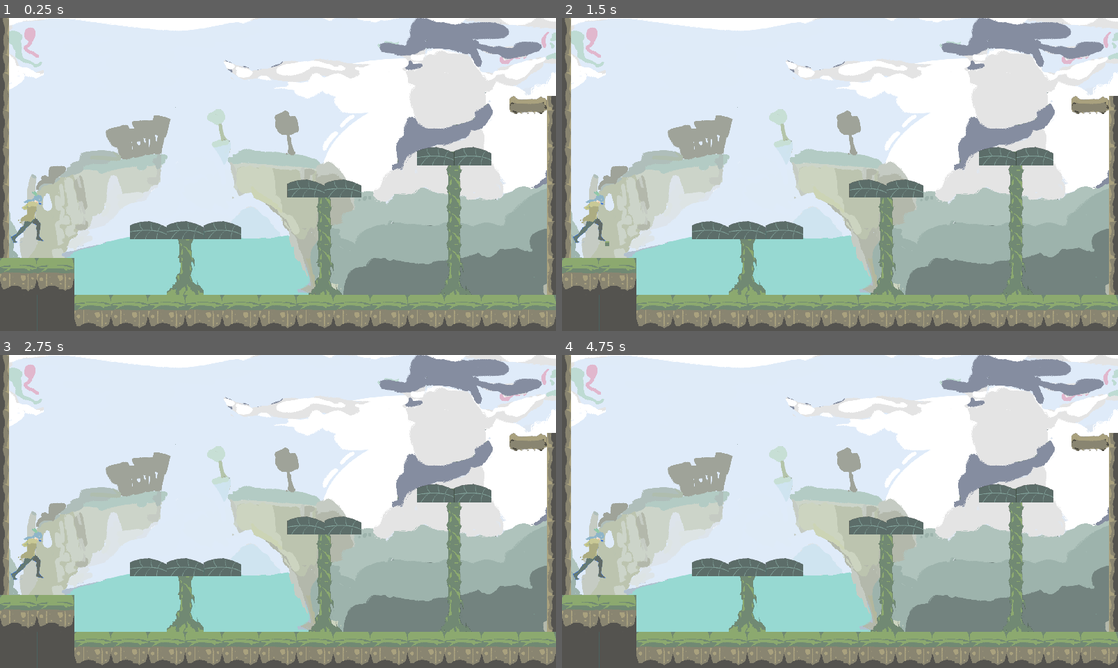
Above: before the commit, frames 1-4 (two rows, left to right).
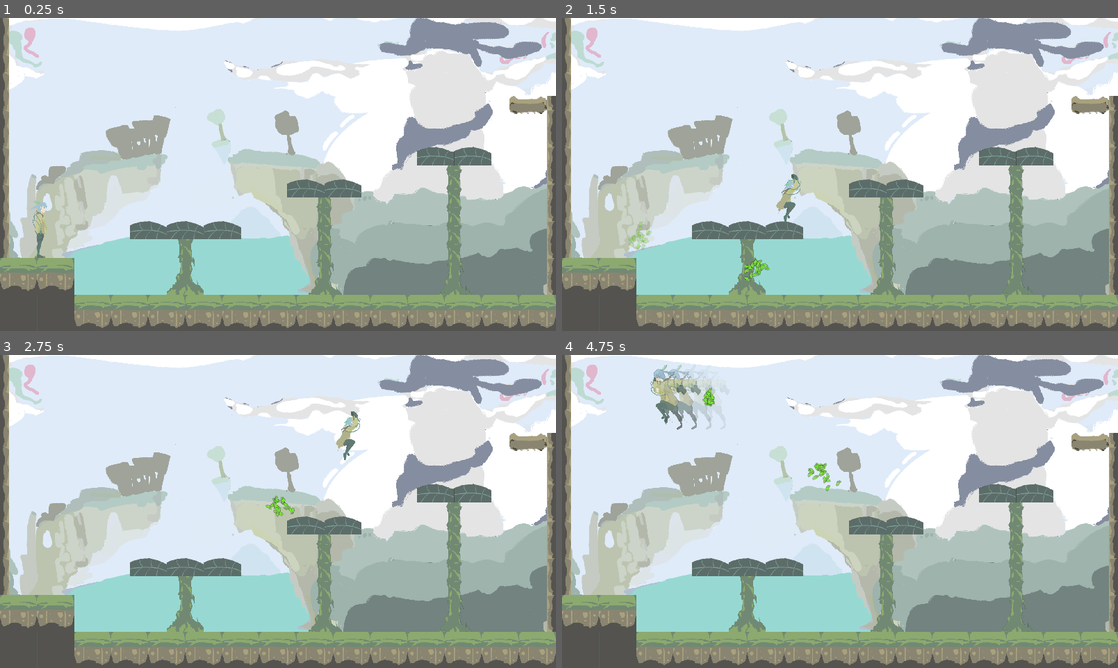
Above: after the commit, the same moments.

Repository: carterw11/lojam2023
Game: Godot game, scene res://Levels/Level1.tscn
Same seed, same stepped clock (60 frames per second), same inputs: the game is played once before the commit and once after it. The engine's default icon, where the game draws it, is replaced by a stand-in: a white triangle on a blue panel in a dark square.
Inputs (mouse positions are in pixels of both pictures, inside the frame that each line leads up to):
- Up to frame 1 (0.25 s): no input
- Up to frame 2 (1.5 s): tap Enter at 0.5 s; move the mouse to (962, 158) at 0.52 s; hold D (right) 0.53-1.28 s; tap Shift (dash) at 0.6 s; tap Space (jump) at 0.77, 0.8, 1.07, 1.35 s; move the mouse to (728, 190) at 1.27 s; hold S (down) from 1.28 s (still down)
- Up to frame 3 (2.75 s): tap Space (jump) at 1.52, 1.82, 2.3 s; tap Shift (dash) at 1.55 s; move the mouse to (333, 442) at 2.02 s; release S (down) at 2.03 s; hold D (right) from 2.03 s (still down); click (333, 442) at 2.1 s
- Up to frame 4 (4.75 s): move the mouse to (812, 574) at 2.77 s; release D (right) at 2.78 s; hold W (up) 2.78-3.53 s; tap Shift (dash) at 2.85, 3.6, 4.55 s; tap Space (jump) at 3.02, 3.32, 3.77, 3.8, 4.07, 4.35, 4.52 s; move the mouse to (1006, 558) at 3.52 s; hold A (left) from 3.53 s (still down); move the mouse to (673, 464) at 4.27 s

The runs differ from the first frame. In frame 1, 0.5% of the frame differs, in the area x 2-9%, y 55-77%; in frame 2, 0.9%; in frame 3, 0.7%; in frame 4, 1.8%, in the area x 2-51%, y 3-72%.
Error before the commit: Parse Error: Could not preload resource file "res://Particles/dash_particles.tscn". (res://Player/player.gd:42)

Commit message:
Fixed Particles

Diff:
--- a/Levels/Level1.tscn
+++ b/Levels/Level1.tscn
@@ -20,9 +20,6 @@
 visibility_layer = 2
 z_index = 2
 position = Vector2(138, 691)
-doubleJumpUnlocked = false
-dashUnlocked = false
-whipUnlocked = false
 
 [node name="Portal" parent="." instance=ExtResource("4_j1bfm")]
 position = Vector2(-13, 83)
--- a/Objects/grapple_point.tscn
+++ b/Objects/grapple_point.tscn
@@ -1,18 +1,17 @@
 [gd_scene load_steps=4 format=3 uid="uid://br88pvgncorgq"]
 
 [ext_resource type="Script" path="res://Objects/grapple_point.gd" id="1_6qcy1"]
-[ext_resource type="Texture2D" uid="uid://bp2joo7ii7iul" path="res://icon.svg" id="2_e6og4"]
+[ext_resource type="Texture2D" uid="uid://o2mrbn60lydr" path="res://Images/Assets/Grapple/Grapple Point.png" id="2_naxkq"]
 
 [sub_resource type="CircleShape2D" id="CircleShape2D_ekjlw"]
-radius = 15.1327
+radius = 45.1774
 
 [node name="Grapple Point" type="Area2D" groups=["grapplePoint"]]
 script = ExtResource("1_6qcy1")
 
 [node name="Sprite2D" type="Sprite2D" parent="."]
-modulate = Color(1, 0, 0, 1)
-scale = Vector2(0.208984, 0.222656)
-texture = ExtResource("2_e6og4")
+position = Vector2(2, 0)
+texture = ExtResource("2_naxkq")
 
 [node name="CollisionShape2D" type="CollisionShape2D" parent="."]
 shape = SubResource("CircleShape2D_ekjlw")
--- a/Particles/dash_particles.tscn
+++ b/Particles/dash_particles.tscn
@@ -1,9 +1,11 @@
 [gd_scene load_steps=9 format=3 uid="uid://j6eyepvctgku"]
 
 [ext_resource type="Script" path="res://Particles/dash_particles.gd" id="1_t0o61"]
-[ext_resource type="Texture2D" uid="uid://bp2joo7ii7iul" path="res://icon.svg" id="1_yomhy"]
+[ext_resource type="Texture2D" uid="uid://1d4xl1l8wyhp" path="res://Images/Assets/Character/Running/Running7.png" id="2_6t11x"]
 [ext_resource type="Script" path="res://Particles/TrailEffect.gd" id="3_35nvx"]
 [ext_resource type="Texture2D" uid="uid://n5m4tied4rkn" path="res://Images/Assets/Character/Running/Running7Flipped.png" id="4_3bkbi"]
+
+[sub_resource type="CanvasItemMaterial" id="CanvasItemMaterial_ijkdg"]
 
 [sub_resource type="Gradient" id="Gradient_0krt6"]
 offsets = PackedFloat32Array(0, 0.644444)
@@ -18,18 +20,17 @@
 gravity = Vector3(0, 0, 0)
 orbit_velocity_min = 0.0
 orbit_velocity_max = 0.0
-scale_min = 0.22
-scale_max = 0.22
 color_ramp = SubResource("GradientTexture1D_rapvg")
 
 [node name="Dash Particles" type="Node2D"]
 script = ExtResource("1_t0o61")
 
 [node name="TrailEffect" type="GPUParticles2D" parent="."]
+material = SubResource("CanvasItemMaterial_ijkdg")
 emitting = false
 amount = 10
 process_material = SubResource("ParticleProcessMaterial_yte64")
-texture = ExtResource("1_yomhy")
+texture = ExtResource("2_6t11x")
 lifetime = 0.2
 one_shot = true
 script = ExtResource("3_35nvx")
--- a/Particles/leaf_effect.tscn
+++ b/Particles/leaf_effect.tscn
@@ -1,6 +1,6 @@
 [gd_scene load_steps=6 format=3 uid="uid://brqrdjrtdy8yv"]
 
-[ext_resource type="Texture2D" uid="uid://4gn8vwsmg81c" path="res://Images/TestAssets/leaf_test.png" id="1_5cbhd"]
+[ext_resource type="Texture2D" uid="uid://d2pveoqeau4v4" path="res://Images/Assets/Grapple/shrunkSmallLeaf.png" id="1_vhksc"]
 
 [sub_resource type="Gradient" id="Gradient_1v7rd"]
 offsets = PackedFloat32Array(0, 0.62963, 1)
@@ -14,11 +14,13 @@
 direction = Vector3(0, 1, 0)
 spread = 60.0
 gravity = Vector3(0, 98, 0)
-initial_velocity_min = 20.0
-initial_velocity_max = 140.0
+initial_velocity_min = 40.0
+initial_velocity_max = 280.0
 orbit_velocity_min = 0.0
 orbit_velocity_max = 0.0
 angle_max = 360.0
+scale_min = 2.0
+scale_max = 2.0
 color_ramp = SubResource("GradientTexture1D_2g4fa")
 turbulence_enabled = true
 turbulence_noise_scale = 1.84
@@ -38,7 +40,7 @@
 emitting = false
 amount = 20
 process_material = SubResource("ParticleProcessMaterial_77xue")
-texture = ExtResource("1_5cbhd")
+texture = ExtResource("1_vhksc")
 one_shot = true
 explosiveness = 1.0
 randomness = 1.0
--- a/Player/player.gd
+++ b/Player/player.gd
@@ -152,7 +152,7 @@
 			canDoubleJump = false
 			var particle = leafParticles.instantiate()
 			add_child(particle)
-			particle.position.y += 128
+			particle.position.y += 60
 
 	# Reduces grappling momentum
 	grappleMomentum -= grappleMomentumDecay * delta
@@ -176,8 +176,11 @@
 			particle.flippedTrailParticles.emitting = true
 		particle = leafParticles.instantiate()
 		add_child(particle)
-		particle.rotation_degrees = 90 + (180/PI) * atan2(inputDirection.y,inputDirection.x)
-		particle.position += 128 * Vector2(inputDirection.x,inputDirection.y).normalized()
+		if(inputDirection != Vector2.ZERO):
+			particle.rotation_degrees = 90 + (180/PI) * atan2(inputDirection.y,inputDirection.x)
+		else:
+			particle.rotation_degrees = 90 * faceDirection
+		particle.position += 80 * Vector2(inputDirection.x,inputDirection.y).normalized()
 		dashTimer.start()
 
 		# Can only attack once at a time
--- a/Player/player.tscn
+++ b/Player/player.tscn
@@ -40,10 +40,21 @@
 "name": &"Attack",
 "speed": 60.0
 }, {
-"frames": [],
+"frames": [{
+"duration": 1.0,
+"texture": ExtResource("9_qir6k")
+}],
+"loop": false,
+"name": &"Dash",
+"speed": 60.0
+}, {
+"frames": [{
+"duration": 1.0,
+"texture": ExtResource("6_2vk3q")
+}],
 "loop": true,
-"name": &"Dash",
-"speed": 5.0
+"name": &"Death",
+"speed": 60.0
 }, {
 "frames": [{
 "duration": 1.0,
@@ -137,9 +148,7 @@
 
 [node name="Sprite2D" type="AnimatedSprite2D" parent="."]
 sprite_frames = SubResource("SpriteFrames_2kwap")
-animation = &"Attack"
-frame = 2
-frame_progress = 1.0
+animation = &"Dash"
 
 [node name="CollisionShape2D" type="CollisionShape2D" parent="."]
 shape = SubResource("RectangleShape2D_mcp3o")
Not shown, added: Images/Assets/Grapple/Grapple Point.png.import
Not shown, added: Images/Assets/Grapple/Single small leaf.png.import
Binary file added: Images/Assets/Grapple/shrunkSmallLeaf.png
Not shown, added: Images/Assets/Grapple/shrunkSmallLeaf.png.import
Not shown, added: Images/Assets/Speech/Char.png.import
Not shown, added: Images/Assets/Speech/Wizard.png.import
